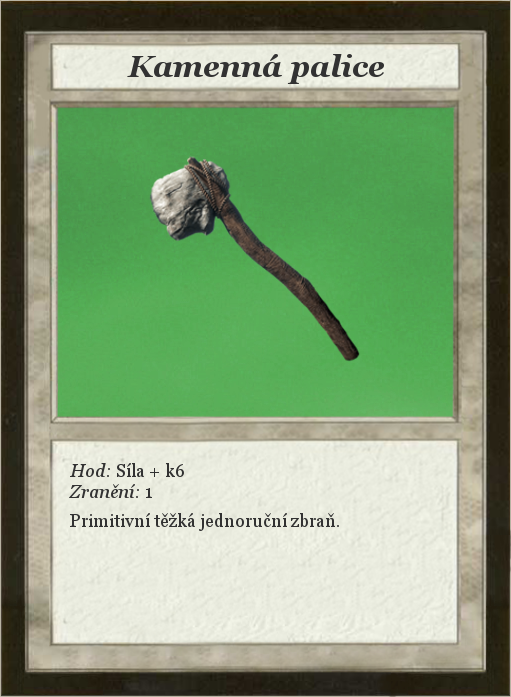
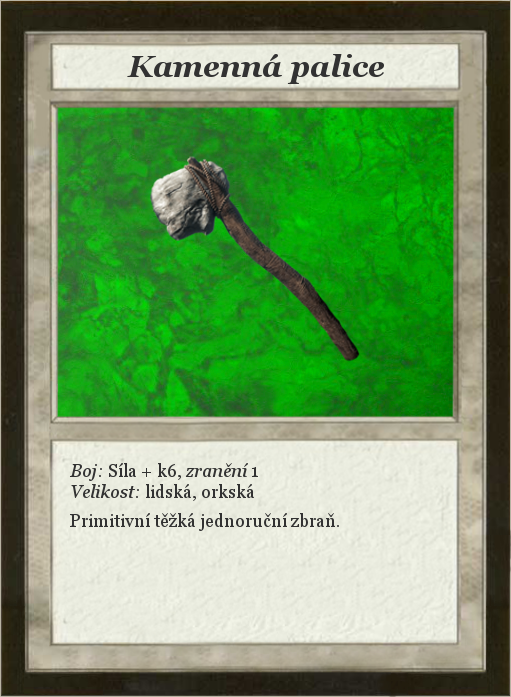
Before/after of a 511 × 697 layered artwork. What changed in the layer stack:
renamed "Hod: Síla + k6 ..." to "Boj: Síla + k6, zranění 1 ...", painted on it over [69, 463, 258, 501]
painted on "OrcishBackground" over [57, 106, 455, 417]
removed layer "Dark-gray-background" over [57, 106, 455, 417]
